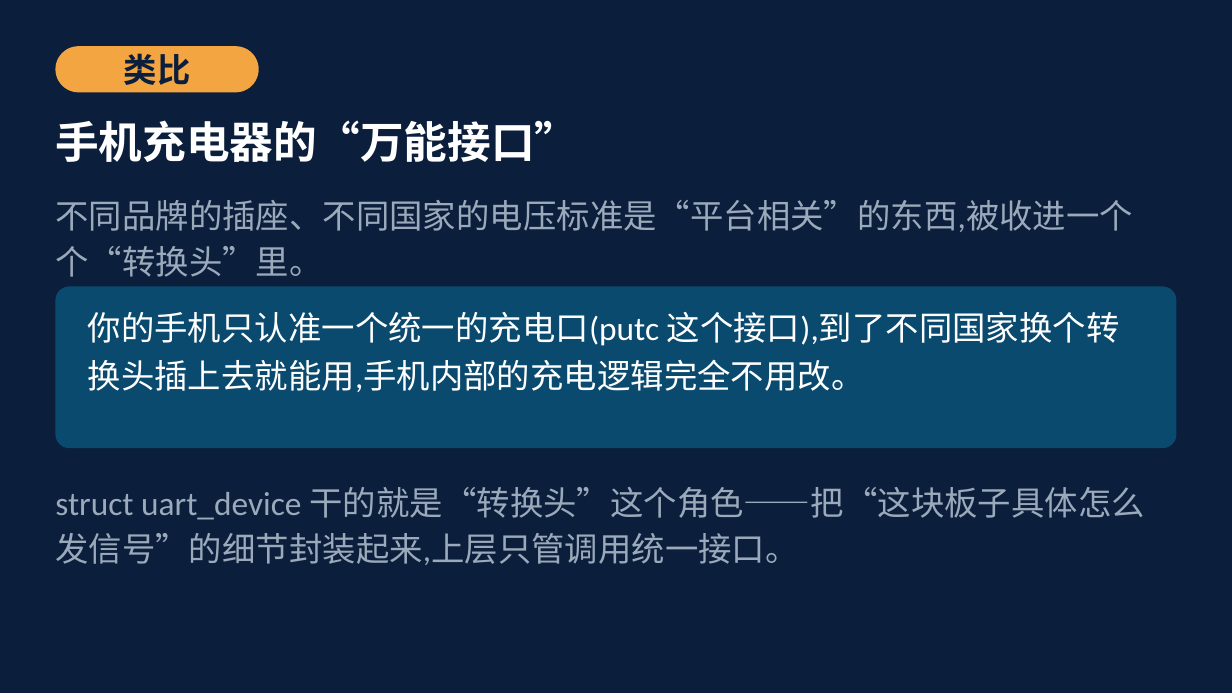
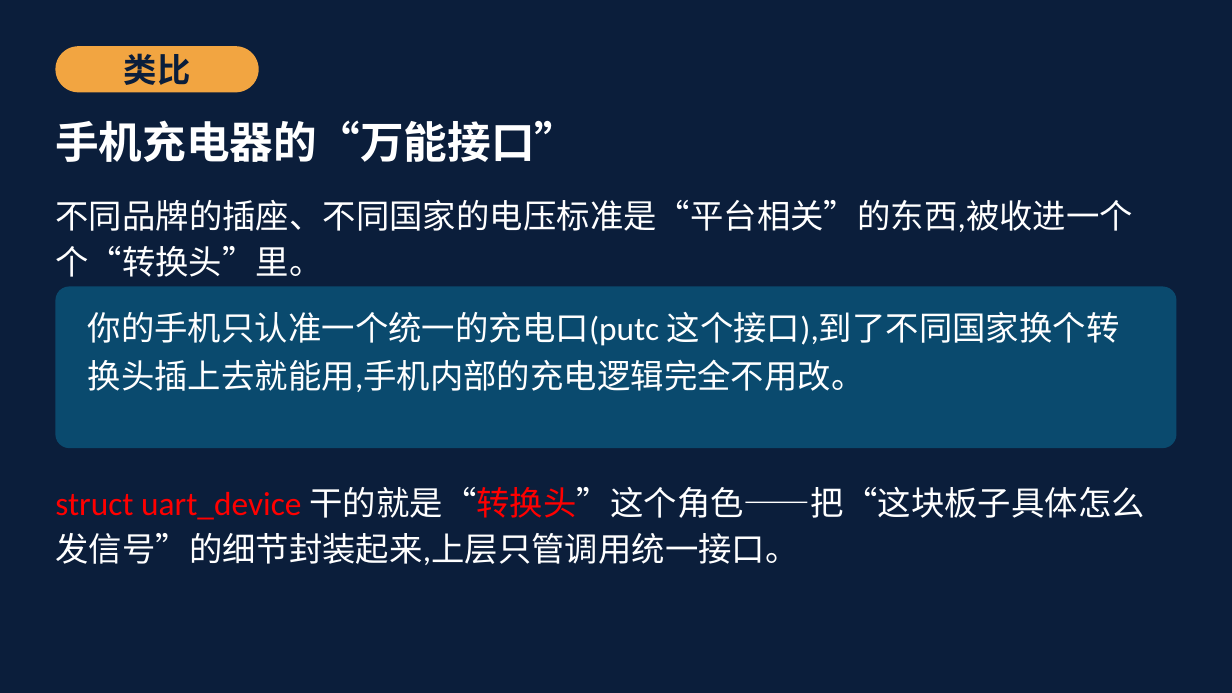
Before and after one commit to cxi218447-byte/miniOS, a slide deck: slide 35 of docs/08/第08次课_UART驱动与sys_write教材PPT.pptx (slide 28 before the commit). Drawn at 1232x693 pixels with LibreOffice and Linux fonts; fonts in the diff are those of the drawing. Boxes give left, top, right and bottom in pixels: in the first picture for what was removed or moved away, otherwise in the second. Text is boxed around its words. In the diff, an @@ line names an element or a change of style, - is before the commit and + after.

```diff
--- a/docs/08/第08次课_UART驱动与sys_write教材PPT.pptx
+++ b/docs/08/第08次课_UART驱动与sys_write教材PPT.pptx
@@ text "不同品牌的插座、不同国家的电压标准是“平台相关”的东西,被收进一个个“转换头”里。" at (55, 200, 1133, 277): text colour #9AAABB to #FFFFFF @@
@@ text "struct uart_device 干的就是“转换头”这个角色——把“这块板子具体怎么发信号”的细节封装起来,上层只管 ..." at (55, 487, 1145, 565): text colour #9AAABB to #FF0000 in "struct uart_device 干的就是“转换头”这个角色——把“这块板子具体怎么发信号”的细节封装起来,上层只管 ..."; text colour #9AAABB to #FFFFFF in "干的就是“转换头”这个角色——把“这块板子具体怎么发信号”的细节封装起来,上层只管调用统一接口。" @@
```
Also in this commit, not shown: 6 other slides changed, 10 slides added, 4 slides removed, 3 other files.
